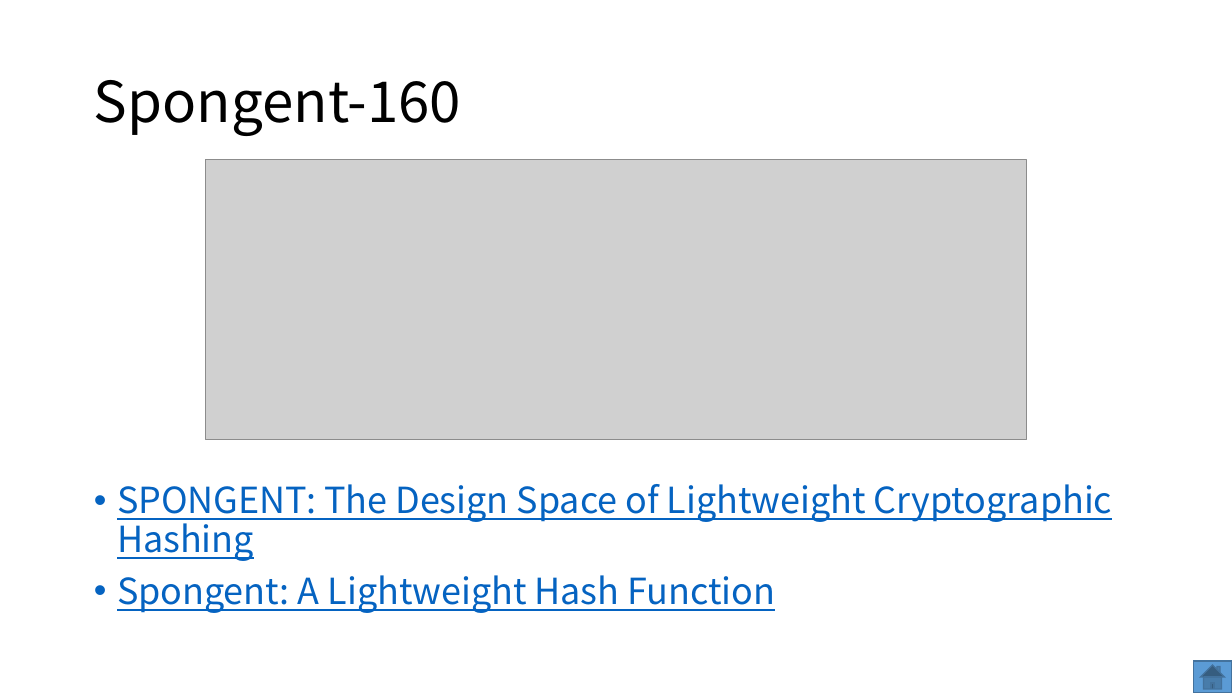
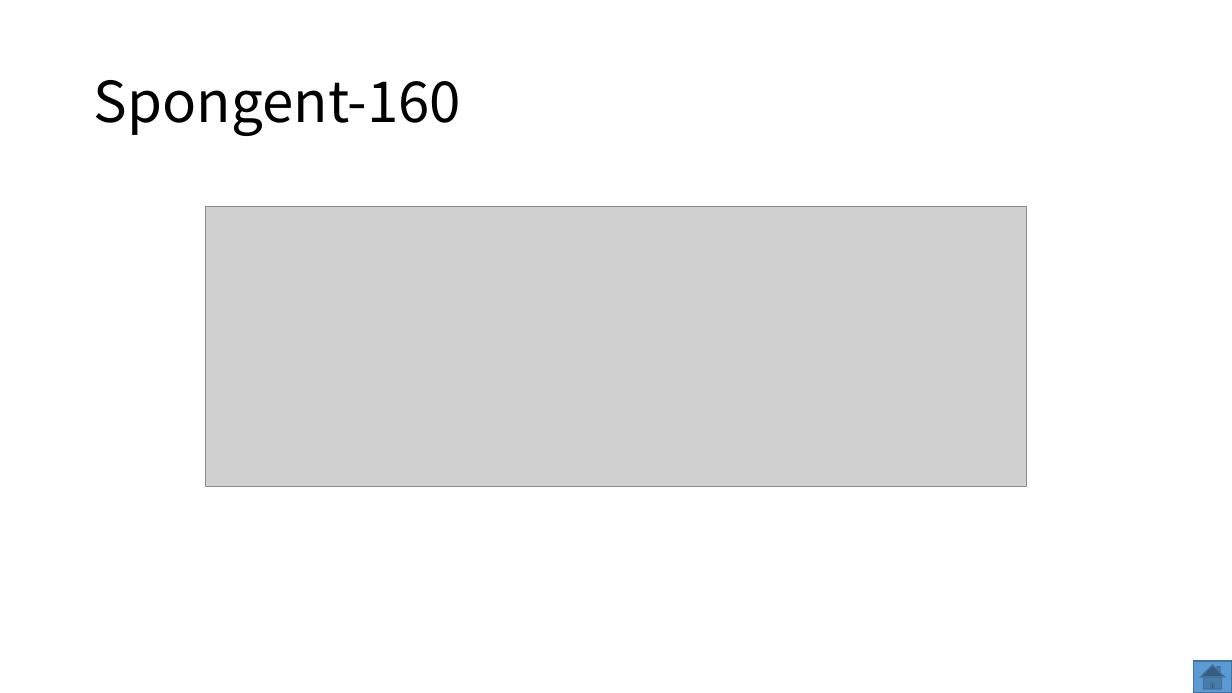
Before and after one commit to dtykira/LWC_finalists, a slide deck: slide 8 of round3.pptx (slide 15 before the commit). Drawn at 1232x693 pixels with LibreOffice and Linux fonts; fonts in the diff are those of the drawing; grey boxes stand for pictures. Boxes give left, top, right and bottom in pixels: in the first picture for what was removed or moved away, otherwise in the second. Text is boxed around its words. In the diff, an @@ line names an element or a change of style, - is before the commit and + after.

```diff
--- a/round3.pptx
+++ b/round3.pptx
@@ picture: place and size @@
-picture at (205, 160, 1026, 440)
+picture at (205, 206, 1026, 486)
@@ text removed at (117, 484, 1112, 613) @@
-• SPONGENT: The Design Space of Lightweight Cryptographic Hashing
-• Spongent: A Lightweight Hash Function
```
Also in this commit, not shown: 15 other slides changed, 3 slides added, 6 slides removed, 3 other files.
